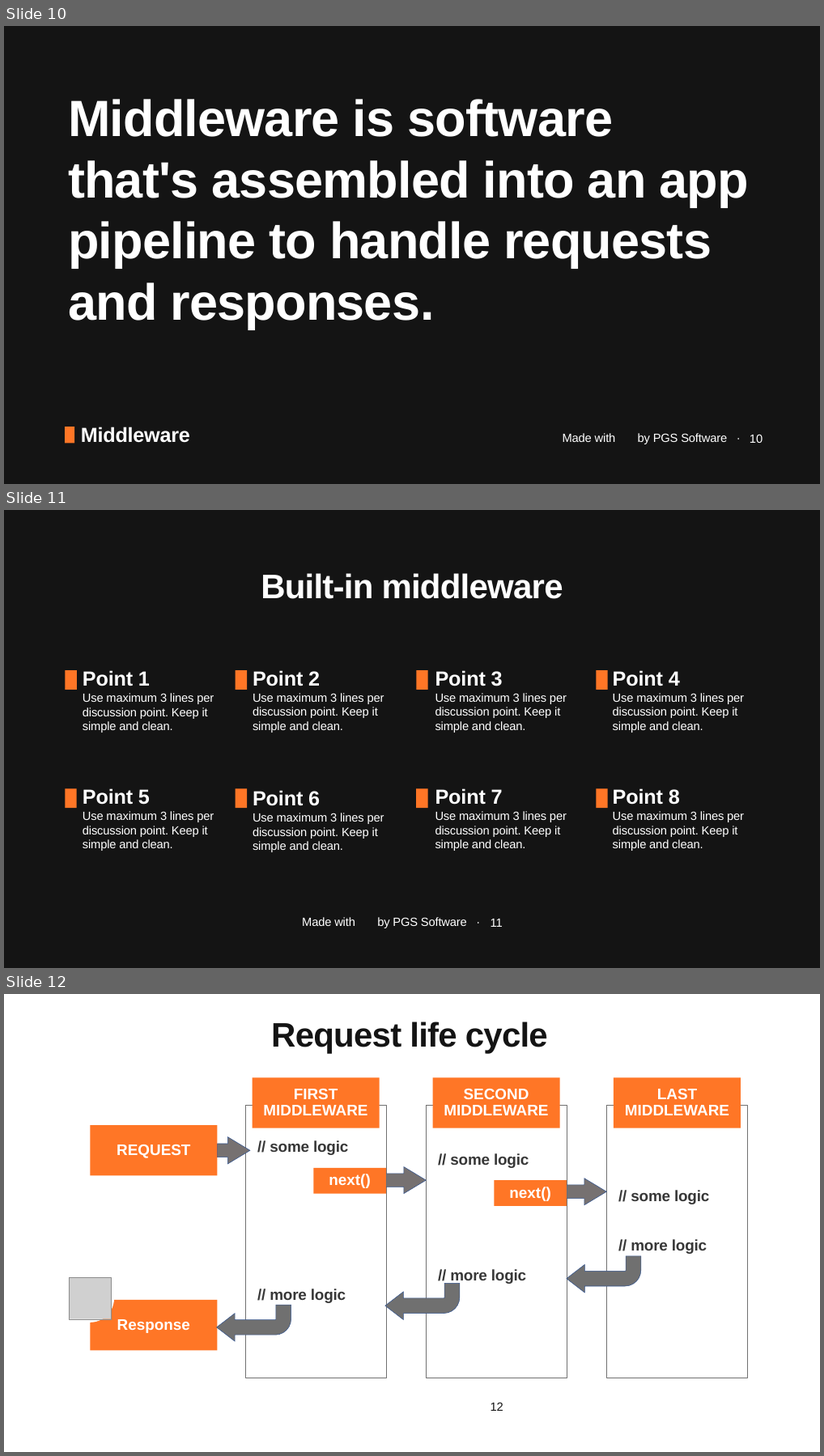
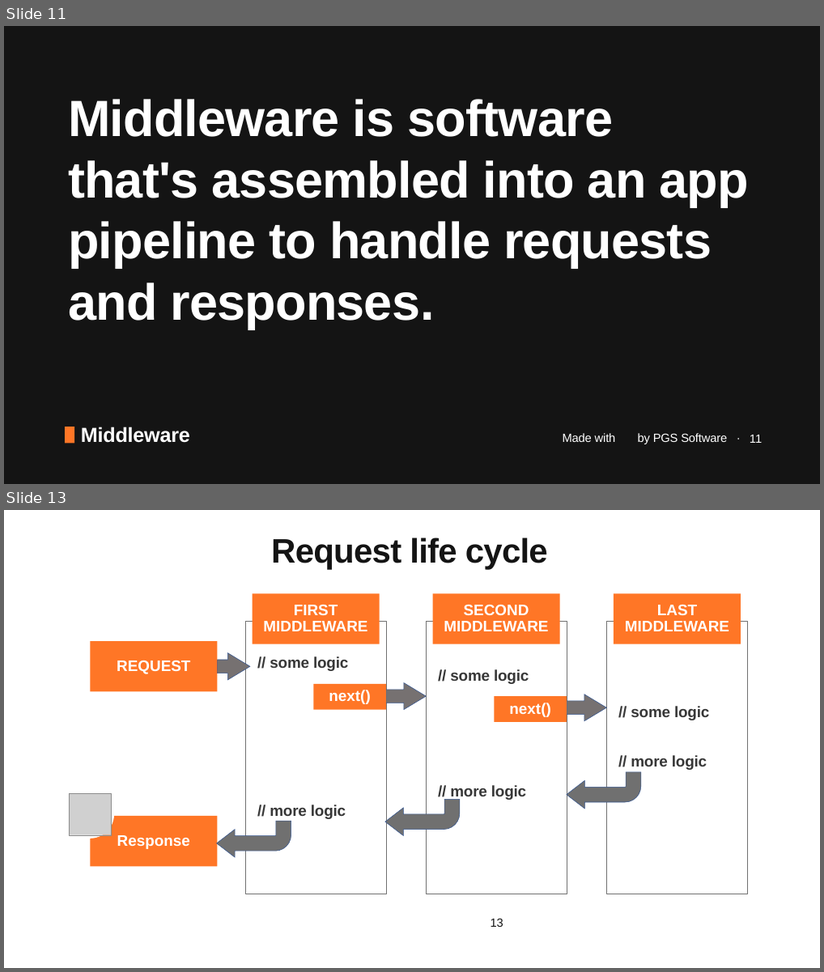
Before and after one commit to januszmarcinik/.NET-getting-started, a slide deck: PGS SharpDev.pptx. Shown one above the other, each under a label of ours: slides 10, 11 and 12 before the commit, slides 11 and 13 after it; the slides between them are not shown. The pictures are 824x1456 and 824x972 pixels, drawn with LibreOffice and Linux fonts; fonts in the diff are those of the drawing; grey boxes stand for pictures; background and template pictures are left out. Boxes give left, top, right and bottom in pixels: in the first picture for what was removed or moved away, otherwise in the second. Text is boxed around its words. In the diff, an @@ line names an element or a change of style, - is before the commit and + after.

```diff
--- a/PGS SharpDev.pptx
+++ b/PGS SharpDev.pptx
@@ slide 11 removed at [4, 510, 820, 968], background #141414 @@
@@ title removed at [261, 573, 564, 599] @@
-Built-in middleware
@@ text removed at [83, 670, 214, 733] @@
-Point 1
-Use maximum 3 lines per discussion point. Keep it simple and clean.
@@ text removed at [253, 670, 385, 733] @@
-Point 2
-Use maximum 3 lines per discussion point. Keep it simple and clean.
@@ text removed at [436, 670, 567, 733] @@
-Point 3
-Use maximum 3 lines per discussion point. Keep it simple and clean.
@@ text removed at [613, 670, 744, 733] @@
-Point 4
-Use maximum 3 lines per discussion point. Keep it simple and clean.
@@ text removed at [83, 789, 214, 851] @@
-Point 5
-Use maximum 3 lines per discussion point. Keep it simple and clean.
@@ text removed at [253, 790, 385, 853] @@
-Point 6
-Use maximum 3 lines per discussion point. Keep it simple and clean.
@@ text removed at [436, 789, 567, 851] @@
-Point 7
-Use maximum 3 lines per discussion point. Keep it simple and clean.
@@ text removed at [613, 789, 744, 851] @@
-Point 8
-Use maximum 3 lines per discussion point. Keep it simple and clean.
@@ text removed at [302, 917, 467, 929] @@
-Made with by PGS Software ·
@@ page number removed at [491, 919, 503, 927] @@
-11
@@ what was slide 10 is now slide 11 @@
@@ page number at [750, 435, 762, 443]: text changed @@
-10
+11
@@ what was slide 12 is now slide 13 @@
@@ page number at [491, 918, 504, 927]: text changed @@
-12
+13
```
Also in this commit, not shown: 3 slides added, 2 other slides removed, 3 other files.
